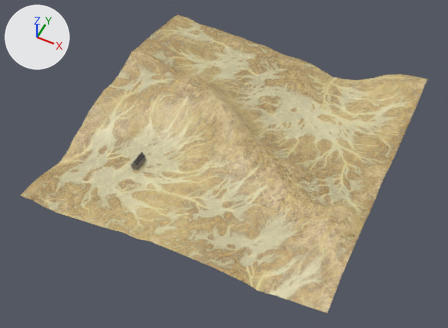
One commit to the FBX model toys/desert/desert.fbx: the scene before it, then after it.
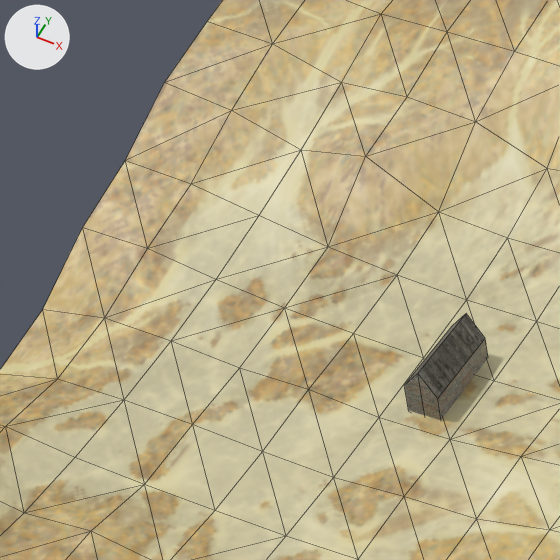
Each version is shown whole from a camera (50 mm lens) standing at (6.1, -13.04, 15.41) and looking at (0.04, -0.93, 0.27), then close up on the part from 13% to 35% of the width and 30% to 59% of the height. The axes (+X, +Y, +Z) are drawn at upper left. The lights are the same throughout. The close-ups show mesh edges as thin lines. Where no turn or scale is listed for an object, it has been applied to the vertices.

Objects in the first close-up: 'dom', 'terrain'.
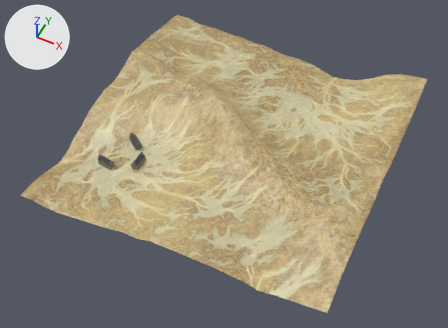
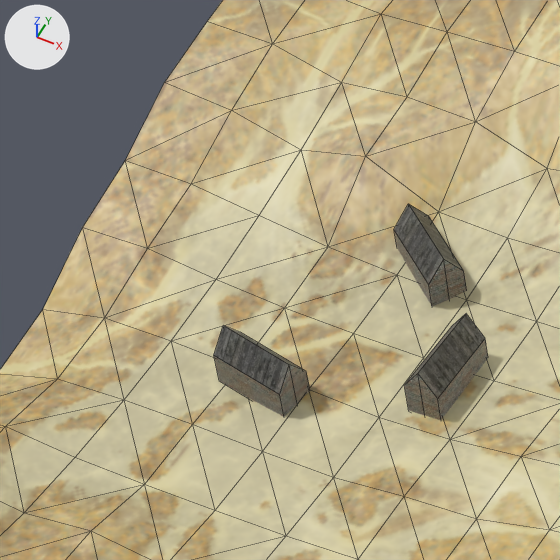
Patch to the scene script:
```diff
--- a/toys/desert/desert.fbx.py
+++ b/toys/desert/desert.fbx.py
@@ me_cube_002 @@
+me_cube_002.from_pydata(...)  # 12 vertices, 10 faces; spans x -2.647..-2.106, y -2.413..-2.111, z 0.349..0.726
+# faces by material slot: [8, 2]
+me_cube_002.materials.append(mat_material)  # picture img_00_jpg
+me_cube_002.materials.append(mat_material_001)  # picture img_2e_vwoo3_jpg
@@ me_cube_001 @@
+me_cube_001.from_pydata(...)  # 12 vertices, 10 faces; spans x -2.649..-2.104, y -2.497..-2.026, z 0.349..0.726
+# faces by material slot: [8, 2]
+me_cube_001.materials.append(mat_material)  # picture img_00_jpg
+me_cube_001.materials.append(mat_material_001)  # picture img_2e_vwoo3_jpg
@@ ob_dom_002 @@
+ob_dom_002 = bpy.data.objects.new('dom.002', me_cube_002)
+ob_dom_002.location = (-0.974, -0.428, -0.073)
@@ ob_dom_001 @@
+ob_dom_001 = bpy.data.objects.new('dom.001', me_cube_001)
+ob_dom_001.location = (-0.548, 0.705, 0.0)
```

Where the change shows, as pixel boxes [x1, y1, x2, y2] in the close-ups (560 x 560 px):
'dom.002', added: after [214, 326, 310, 417]
    faces in mat_material_001 (picture img_2e_vwoo3_jpg): [214, 326, 305, 395]
    faces in mat_material (picture img_00_jpg): [214, 356, 310, 417]
'dom.001', added: after [394, 204, 467, 307]
    faces in mat_material_001 (picture img_2e_vwoo3_jpg): [394, 204, 463, 284]
    faces in mat_material (picture img_00_jpg): [394, 230, 467, 307]
